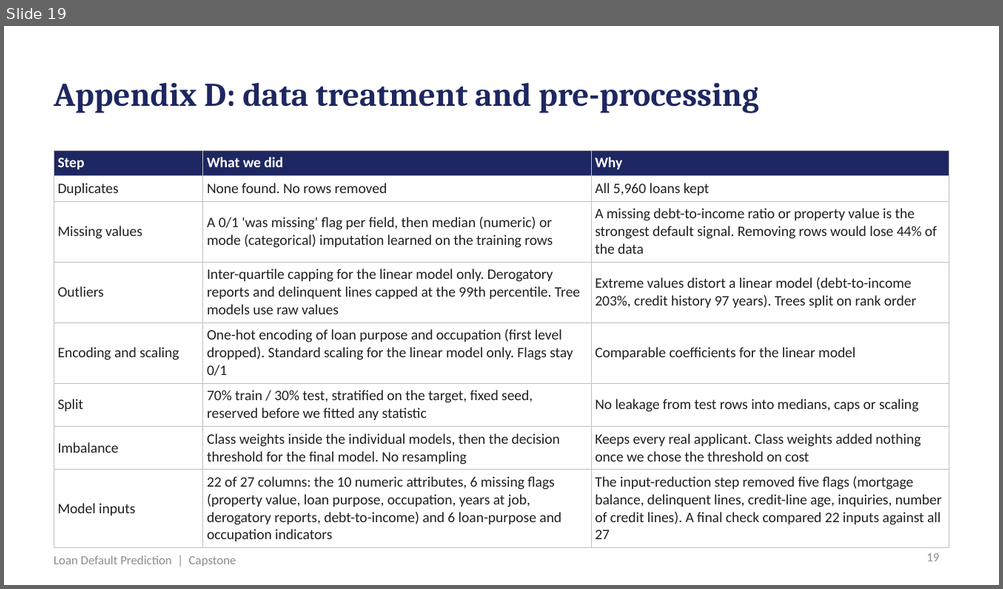
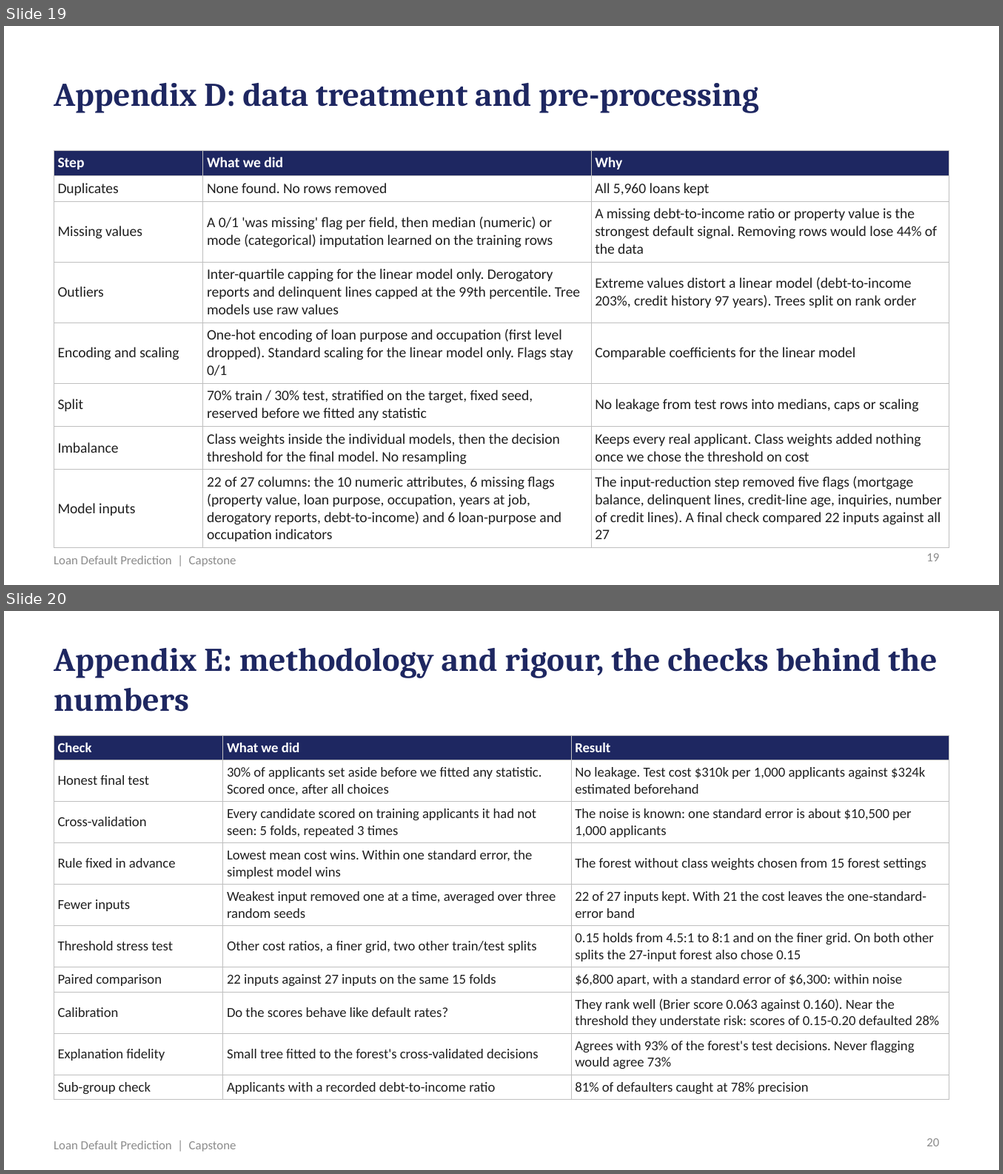
Before and after one commit to shubham1891/Personal-code, a slide deck: presentation/Loan_Default_Prediction_Presentation.pptx. Shown one above the other, each under a label of ours: slide 19 before the commit, slides 19 and 20 after it. The pictures are 1003x589 and 1003x1174 pixels, drawn with LibreOffice and Linux fonts; fonts in the diff are those of the drawing. Boxes give left, top, right and bottom in pixels: in the first picture for what was removed or moved away, otherwise in the second. Text is boxed around its words. In the diff, an @@ line names an element or a change of style, - is before the commit and + after.

```diff
--- a/presentation/Loan_Default_Prediction_Presentation.pptx
+++ b/presentation/Loan_Default_Prediction_Presentation.pptx
@@ slide 20 added at <box>4,611,999,1170</box>, background #FFFFFF; not listed: 1 template element that a slide beside it also shows @@
@@ title added at <box>54,648,936,712</box>, 24 pt, text #1E2761, bold @@
+Appendix E: methodology and rigour, the checks behind the numbers
@@ table added at <box>54,735,949,1097</box>, 10 rows, 3 columns @@
+Check | What we did | Result
+Honest final test | 30% of applicants set aside before we fitted any statistic. Scored once, after all choices | No leakage. Test cost $310k per 1,000 applicants against $324k estimated beforehand
+Cross-validation | Every candidate scored on training applicants it had not seen: 5 folds, repeated 3 times | The noise is known: one standard error is about $10,500 per 1,000 applicants
+Rule fixed in advance | Lowest mean cost wins. Within one standard error, the simplest model wins | The forest without class weights chosen from 15 forest settings
+Fewer inputs | Weakest input removed one at a time, averaged over three random seeds | 22 of 27 inputs kept. With 21 the cost leaves the one-standard-error band
+Threshold stress test | Other cost ratios, a finer grid, two other train/test splits | 0.15 holds from 4.5:1 to 8:1 and on the finer grid. On both other splits the 27-input forest also chose 0.15
+Paired comparison | 22 inputs against 27 inputs on the same 15 folds | $6,800 apart, with a standard error of $6,300: within noise
+Calibration | Do the scores behave like default rates? | They rank well (Brier score 0.063 against 0.160). Near the threshold they understate risk: scores of 0.15-0.20 defaulted 28%
+Explanation fidelity | Small tree fitted to the forest's cross-validated decisions | Agrees with 93% of the forest's test decisions. Never flagging would agree 73%
+Sub-group check | Applicants with a recorded debt-to-income ratio | 81% of defaulters caught at 78% precision
@@ page number added at <box>926,1139,939,1147</box>, 9 pt, text #8C8C8C @@
+20
```
Also in this commit, not shown: 6 slides changed, 2 other files.
